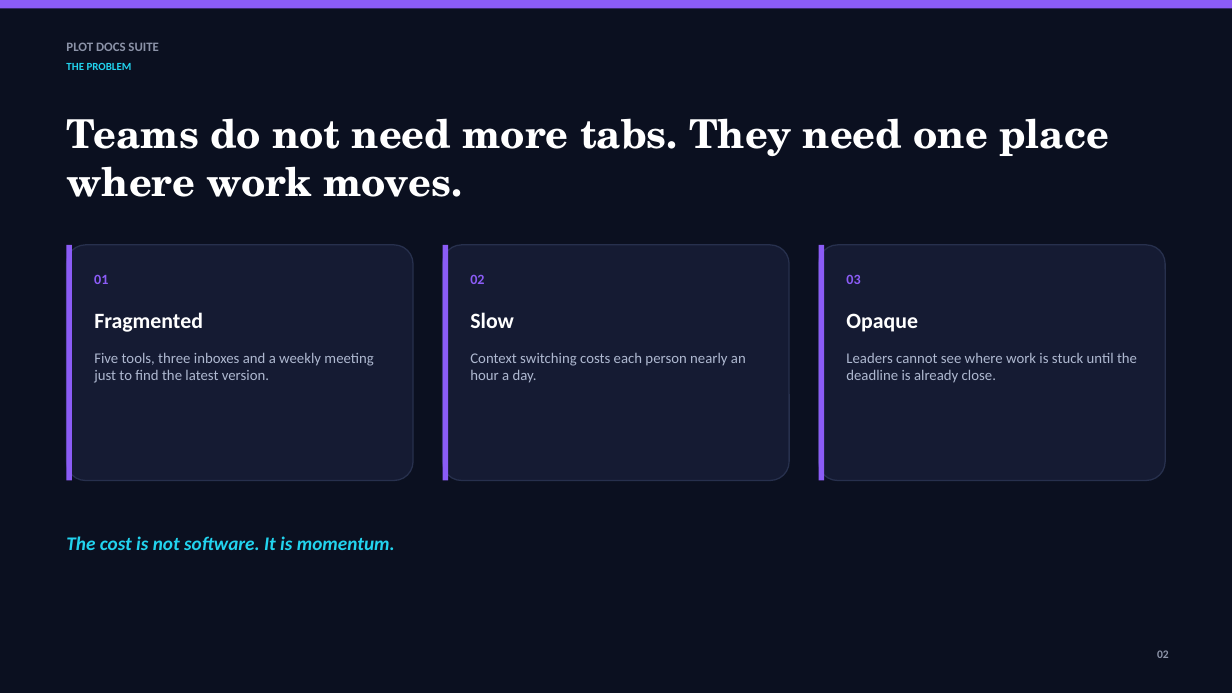
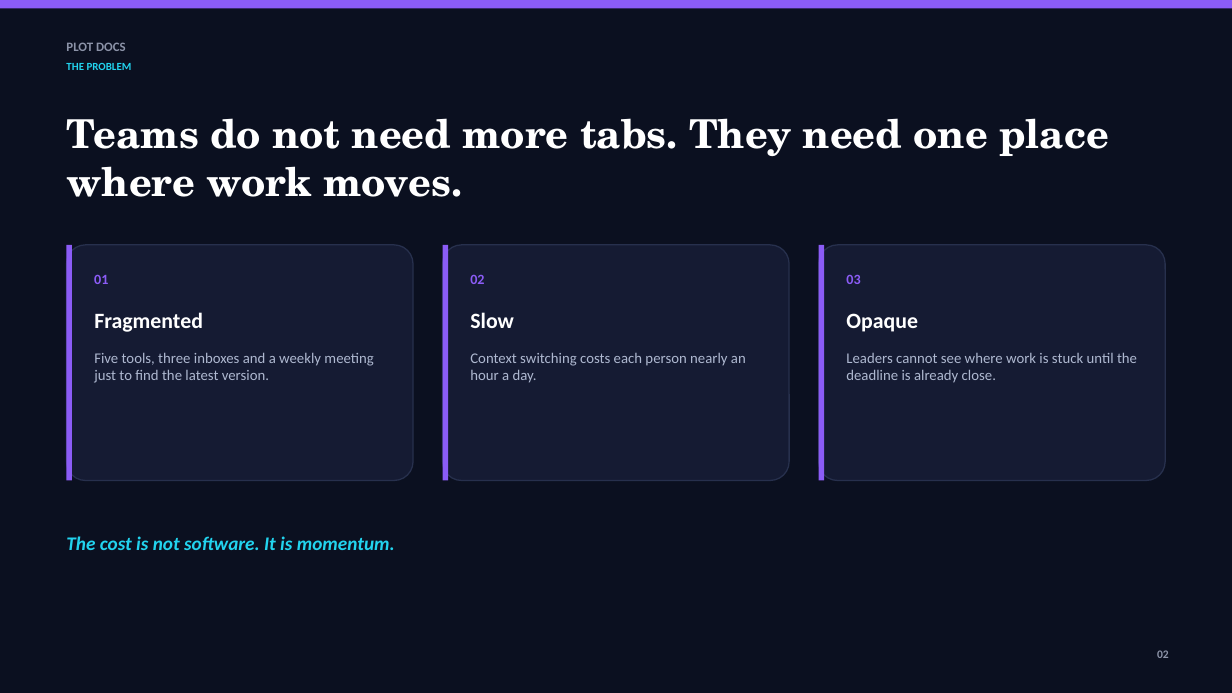
Before and after one commit to sukhee-2626/plot-docs, a slide deck: slide 2 of apps/shell/resources/templates/Startup Pitch.pptx. Drawn at 1232x693 pixels with LibreOffice and Linux fonts; fonts in the diff are those of the drawing. Boxes give left, top, right and bottom in pixels: in the first picture for what was removed or moved away, otherwise in the second. Text is boxed around its words. In the diff, an @@ line names an element or a change of style, - is before the commit and + after.

Commit message:
docs: add Windows download and real Plot Docs screenshots
Refresh bundled templates without legacy branding, add the Windows EXE download link, and include screenshots of every editor plus the local account flow.

```diff
--- a/apps/shell/resources/templates/Startup Pitch.pptx
+++ b/apps/shell/resources/templates/Startup Pitch.pptx
@@ text at bbox=[66, 42, 126, 51]: text changed @@
-PLOT DOCS SUITE
+PLOT DOCS
```
Also in this commit, not shown: 5 other slides changed, 26 other files.
